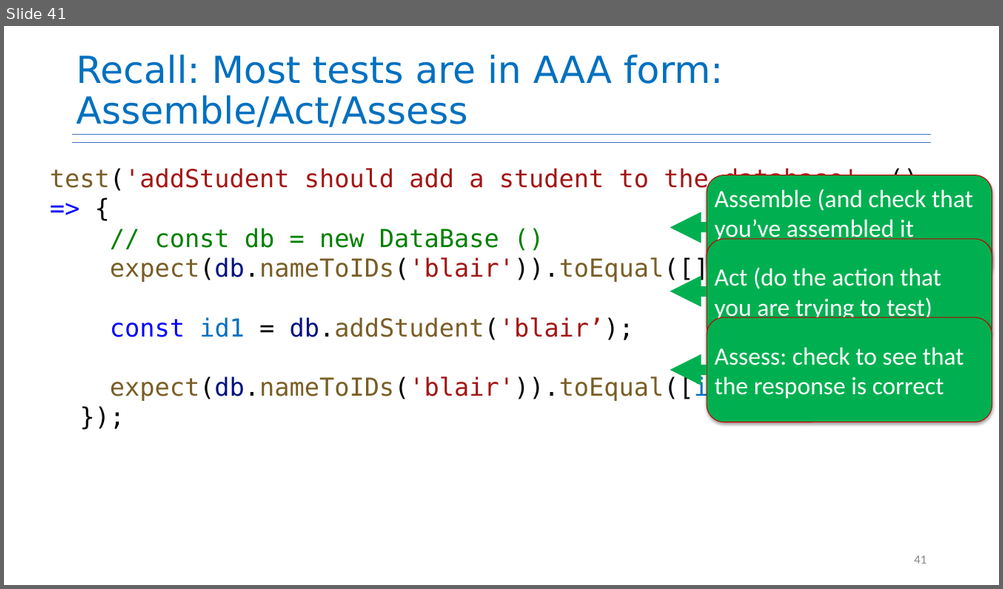
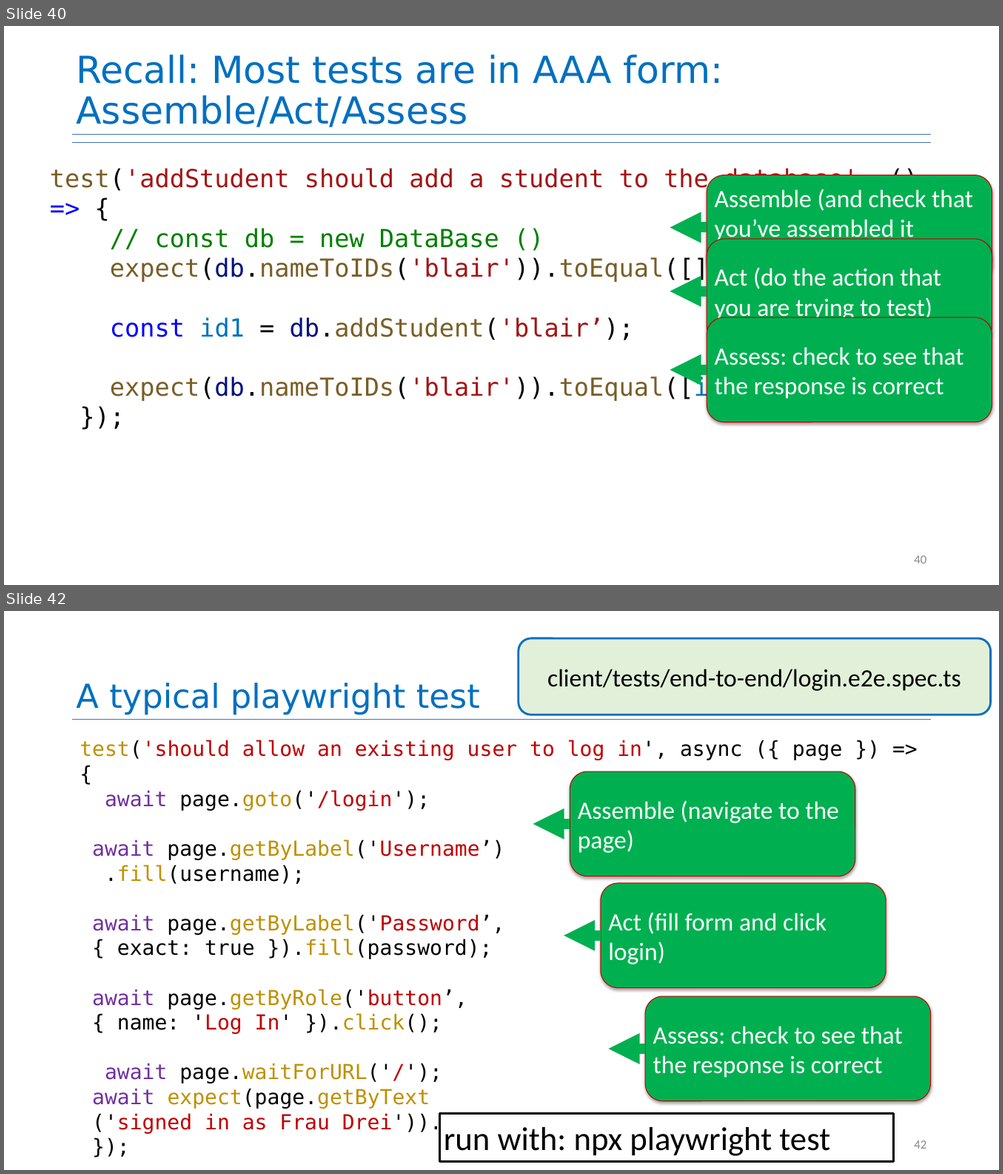
Before and after one commit to neu-se/CS4530-Spring-2026, a slide deck: Slides/Module 06 React Hooks.pptx. Shown one above the other, each under a label of ours: slide 41 before the commit, slides 40 and 42 after it; the slides between them are not shown. The pictures are 1003x589 and 1003x1174 pixels, drawn with LibreOffice and Linux fonts; fonts in the diff are those of the drawing. Boxes give left, top, right and bottom in pixels: in the first picture for what was removed or moved away, otherwise in the second. Text is boxed around its words. In the diff, an @@ line names an element or a change of style, - is before the commit and + after.

Commit message:
adding slides on playwright

```diff
--- a/Slides/Module 06 React Hooks.pptx
+++ b/Slides/Module 06 React Hooks.pptx
@@ slide 42 added at (4,611,999,1170), background #FFFFFF; not listed: 1 template element that a slide beside it also shows @@
@@ rounded rectangle added at (518,638,990,715), fill #E2F0D9, outline #0070C0 2 pt, 24 pt, text #000000 @@
+client/tests/end-to-end/login.e2e.spec.ts
@@ title added at (76,683,480,715), 32 pt, text #0070C0 @@
+A typical playwright test
@@ text added at (79,740,842,1134), 20 pt, text #000000 @@
+test('should allow an existing user to log in', async ({ page }) => {
+await page.goto('/login');
+await page.getByLabel('Username’)
+.fill(username);
+await page.getByLabel('Password’,
+{ exact: true }).fill(password);
+await page.getByRole('button’,
+{ name: 'Log In' }).click();
+await page.waitForURL('/');
+await expect(page.getByText
+('signed in as Frau Drei')).toBeVisible();
+});
@@ rounded rectangle added at (569,772,854,877), fill #00B050, outline #C70000 0.75 pt, 24 pt, text #FFFFFF @@
+Assemble (navigate to the page)
@@ arrow added from (569, 824) to (533, 824), #00B050 10 pt @@
@@ rounded rectangle added at (600,883,885,988), fill #00B050, outline #C70000 0.75 pt, 24 pt, text #FFFFFF @@
+Act (fill form and click login)
@@ arrow added from (600, 936) to (563, 936), #00B050 10 pt @@
@@ rounded rectangle added at (645,997,930,1102), fill #00B050, outline #C70000 0.75 pt, 24 pt, text #FFFFFF @@
+Assess: check to see that the response is correct
@@ arrow added from (645, 1049) to (609, 1049), #00B050 10 pt @@
@@ rectangle added at (440,1114,893,1162), fill #FFFFFF, outline #000000 2 pt, 32 pt, text #000000 @@
+run with: npx playwright test
@@ page number added at (913,1141,926,1149), 12 pt, text #888888 @@
+42
@@ what was slide 41 is now slide 40 @@
@@ page number at (913,556,926,564): text changed @@
-41
+40
```
Also in this commit, not shown: 1 other slide added, 2 other files.
